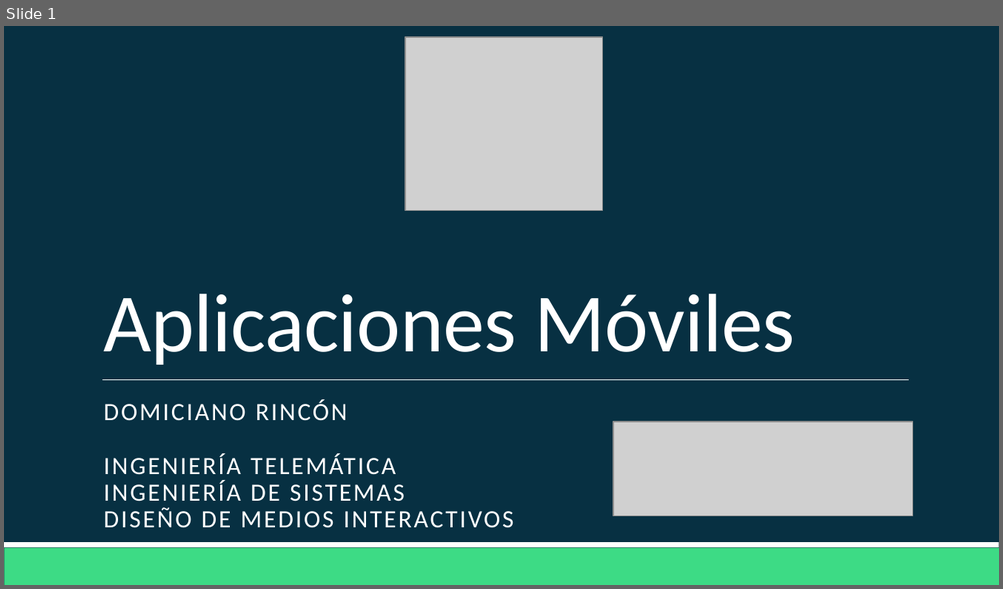
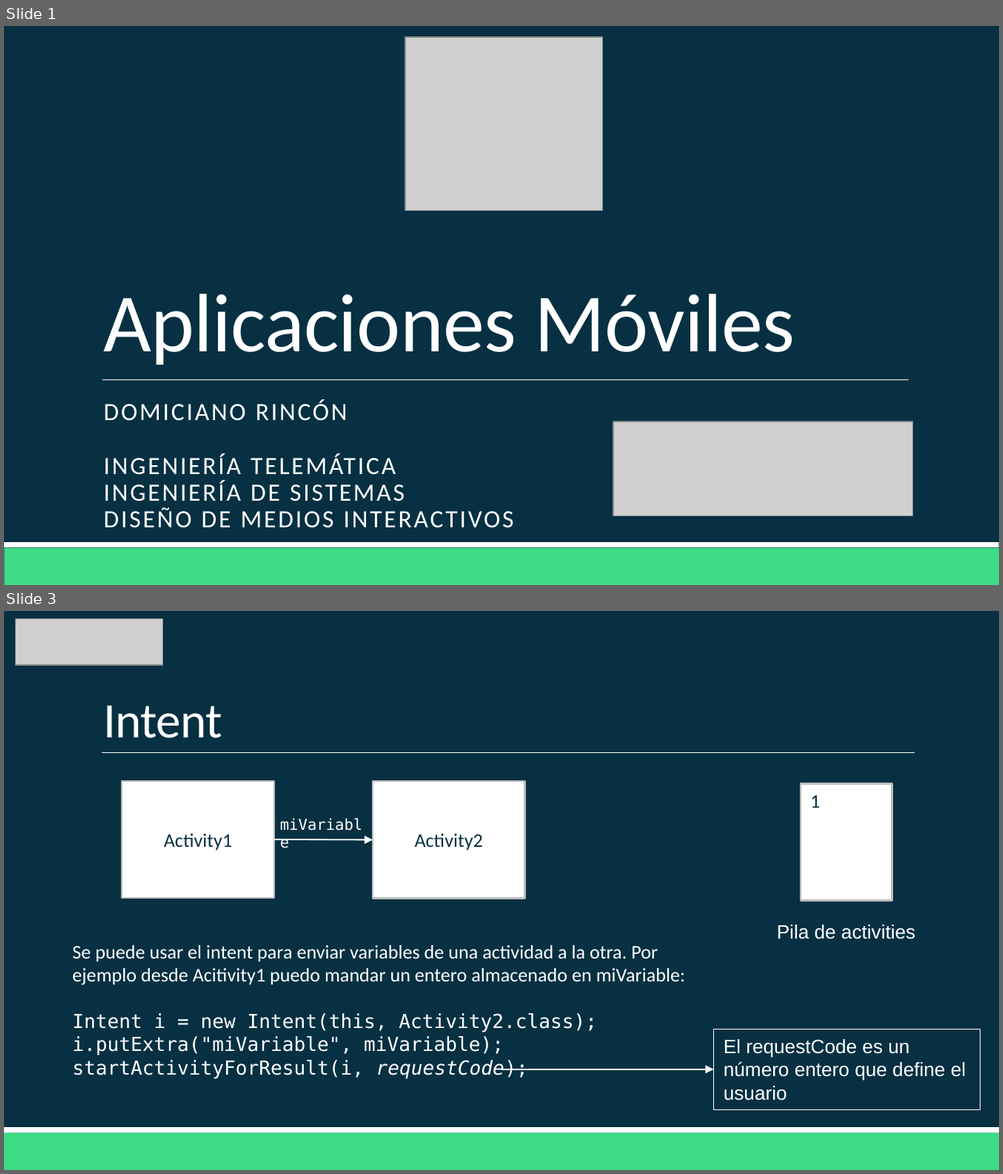
Before and after one commit to Domiciano/AppMoviles201, a slide deck: Clase3/Clase 3.pptx. Shown one above the other, each under a label of ours: slide 1 before the commit, slides 1 and 3 after it; the slides between them are not shown. The pictures are 1003x589 and 1003x1174 pixels, drawn with LibreOffice and Linux fonts; fonts in the diff are those of the drawing; grey boxes stand for pictures. Boxes give left, top, right and bottom in pixels: in the first picture for what was removed or moved away, otherwise in the second. Text is boxed around its words. In the diff, an @@ line names an element or a change of style, - is before the commit and + after.

```diff
--- a/Clase3/Clase 3.pptx
+++ b/Clase3/Clase 3.pptx
@@ slide 3 added at box(4, 611, 999, 1170), background #073042; not listed: 2 template elements that a slide beside it also shows @@
@@ picture added at box(16, 619, 163, 666) @@
@@ title added at box(103, 706, 222, 738), 36 pt, text #FFFFFF @@
+Intent
@@ line added from (102, 753) to (914, 753), #FFFFFF 0.5 pt @@
@@ rectangle added at box(122, 781, 275, 898), fill #FFFFFF, outline #BDBDBD 1.25 pt, 14 pt, text #073042 @@
+Activity1
@@ rectangle added at box(373, 781, 525, 898), fill #FFFFFF, outline #BDBDBD 1.25 pt, 14 pt, text #073042 @@
+Activity2
@@ rectangle added at box(800, 784, 891, 901), fill #FFFFFF, outline #BDBDBD 1.25 pt, 14 pt, text #073042 @@
+1
@@ text added at box(270, 810, 374, 839), 11 pt, text #FFFFFF @@
+miVariable
@@ arrow added from (275, 840) to (373, 840), #FFFFFF 1 pt @@
@@ text added at box(777, 925, 915, 940), 14 pt, text #FFFFFF @@
+Pila de activities
@@ text added at box(72, 945, 685, 1079), 14 pt, text #FFFFFF @@
+Se puede usar el intent para enviar variables de una actividad a la otra. Por ejemplo desde Acitivity1 puedo mandar un entero almacenado en miVariable:
+Intent i = new Intent(this, Activity2.class);
+i.putExtra("miVariable", miVariable);
+startActivityForResult(i, requestCode);
@@ rectangle added at box(713, 1030, 979, 1111), outline #FFFFFF 0.75 pt, 14 pt, text #FFFFFF @@
+El requestCode es un número entero que define el usuario
@@ arrow added from (501, 1070) to (713, 1070), #FFFFFF 1 pt @@
```
Also in this commit, not shown: 1 slide changed, 22 other slides added, 8 other files.
